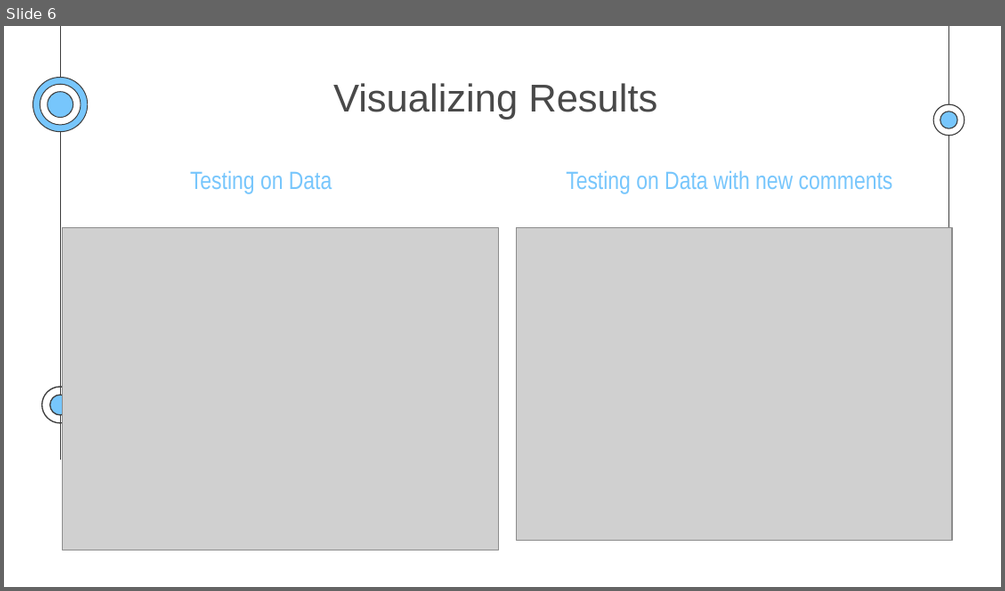
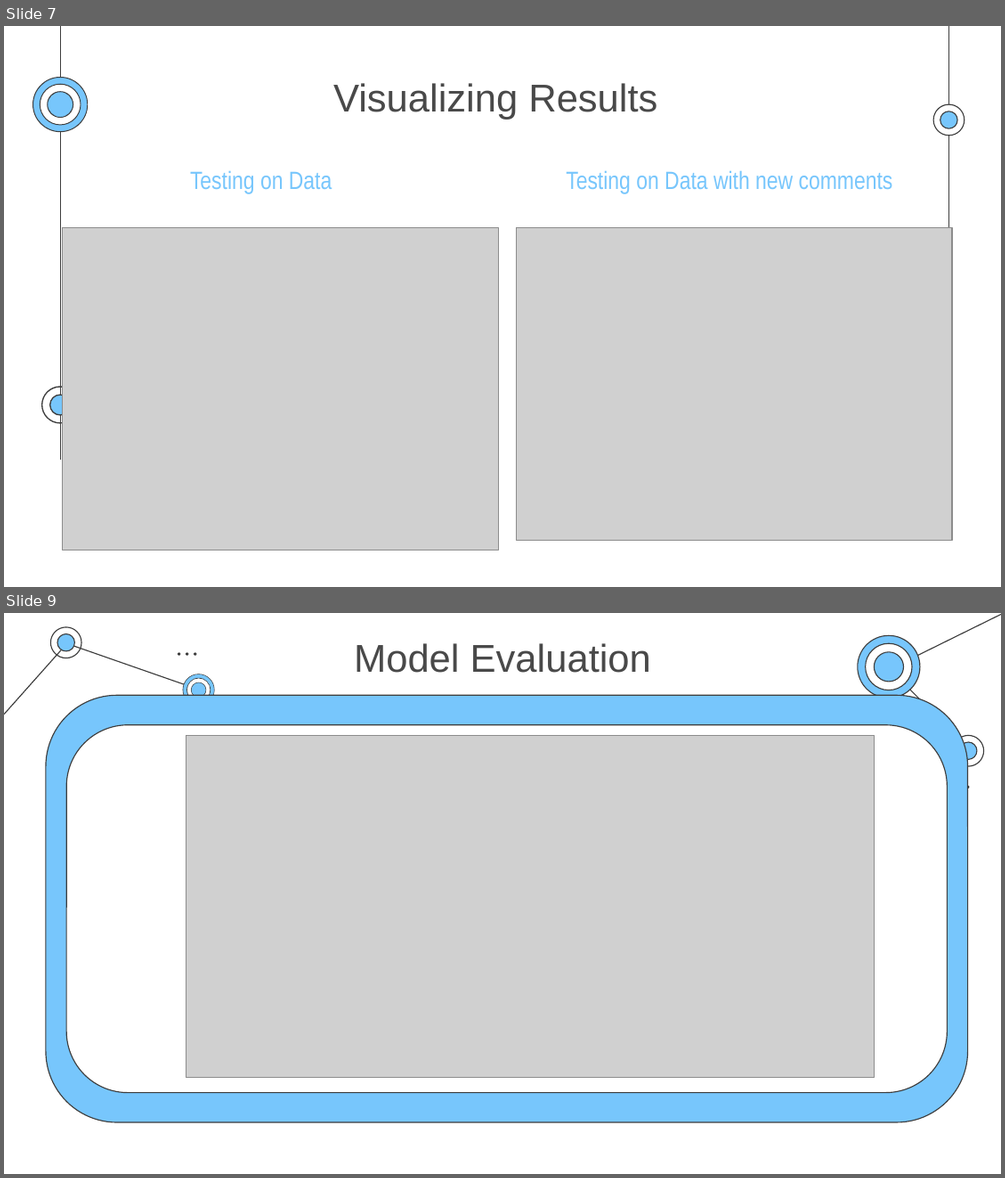
Before and after one commit to NiceVincent/COMP237_GroupProject-1, a slide deck: COMP237_GroupProject.pptx. Shown one above the other, each under a label of ours: slide 6 before the commit, slides 7 and 9 after it; the slides between them are not shown. The pictures are 1005x591 and 1005x1178 pixels, drawn with LibreOffice and Linux fonts; fonts in the diff are those of the drawing; grey boxes stand for pictures. Boxes give left, top, right and bottom in pixels: in the first picture for what was removed or moved away, otherwise in the second. Text is boxed around its words. In the diff, an @@ line names an element or a change of style, - is before the commit and + after.

```diff
--- a/COMP237_GroupProject.pptx
+++ b/COMP237_GroupProject.pptx
@@ slide 9 added at (4, 613, 1001, 1174), background #FFFFFF @@
@@ freeform shape added at (50, 627, 81, 659), fill #3D3D3D @@
@@ freeform shape added at (57, 634, 75, 652), fill #3D3D3D @@
@@ freeform shape added at (57, 634, 75, 651), fill #77C6FC @@
@@ line added from (1001, 614) to (892, 668), #3D3D3D 0.75 pt @@
@@ line added from (4, 714) to (68, 643), #3D3D3D 0.75 pt @@
@@ line added from (68, 644) to (200, 690), #3D3D3D 0.75 pt @@
@@ ellipse added at (178, 653, 180, 656), fill #3D3D3D @@
@@ ellipse added at (186, 653, 188, 656), fill #3D3D3D @@
@@ ellipse added at (194, 653, 196, 656), fill #3D3D3D @@
@@ title added at (354, 643, 651, 673), 28 pt, text #494949 @@
+Model Evaluation
@@ group added at (858, 635, 921, 698): 6 freeform shapes @@
@@ group added at (182, 674, 214, 706): 6 freeform shapes @@
@@ line added from (968, 747) to (888, 668), #3D3D3D 0.75 pt @@
@@ rounded rectangle added at (46, 695, 968, 1121), fill #77C6FC, outline #3D3D3D 0.75 pt @@
@@ rounded rectangle added at (67, 724, 947, 1093), fill #FFFFFF, outline #3D3D3D 0.75 pt @@
@@ picture added at (186, 736, 874, 1078) @@
@@ group added at (952, 735, 984, 766): 4 freeform shapes @@
@@ ellipse added at (966, 786, 969, 788), fill #3D3D3D @@
@@ what was slide 6 is now slide 7 @@
```
Also in this commit, not shown: 1 slide changed, 3 other slides added, 1 slide removed.
